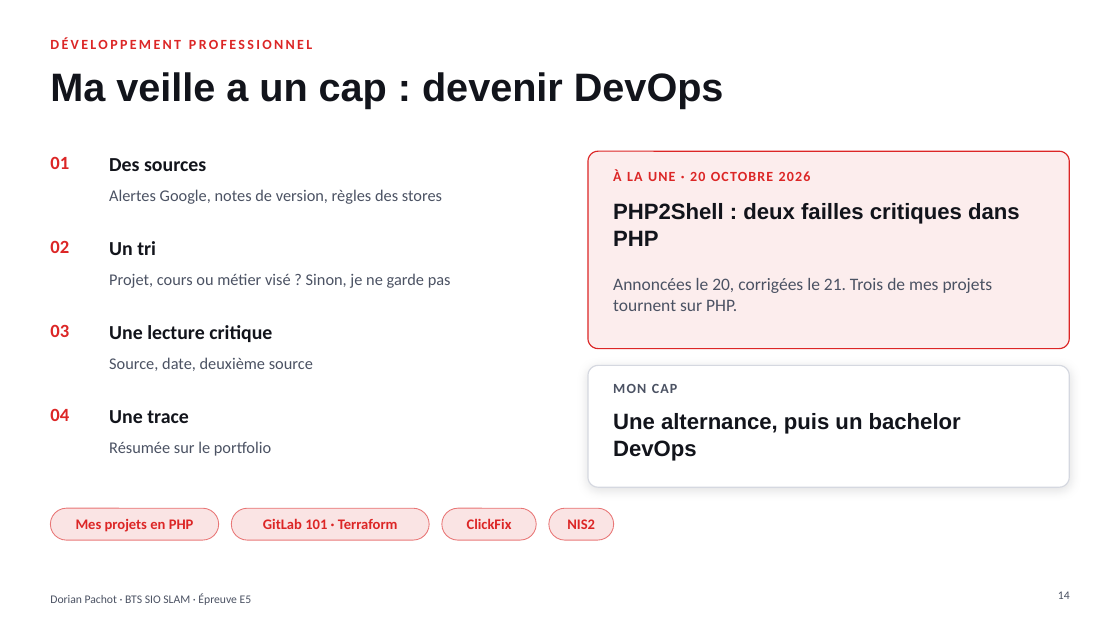
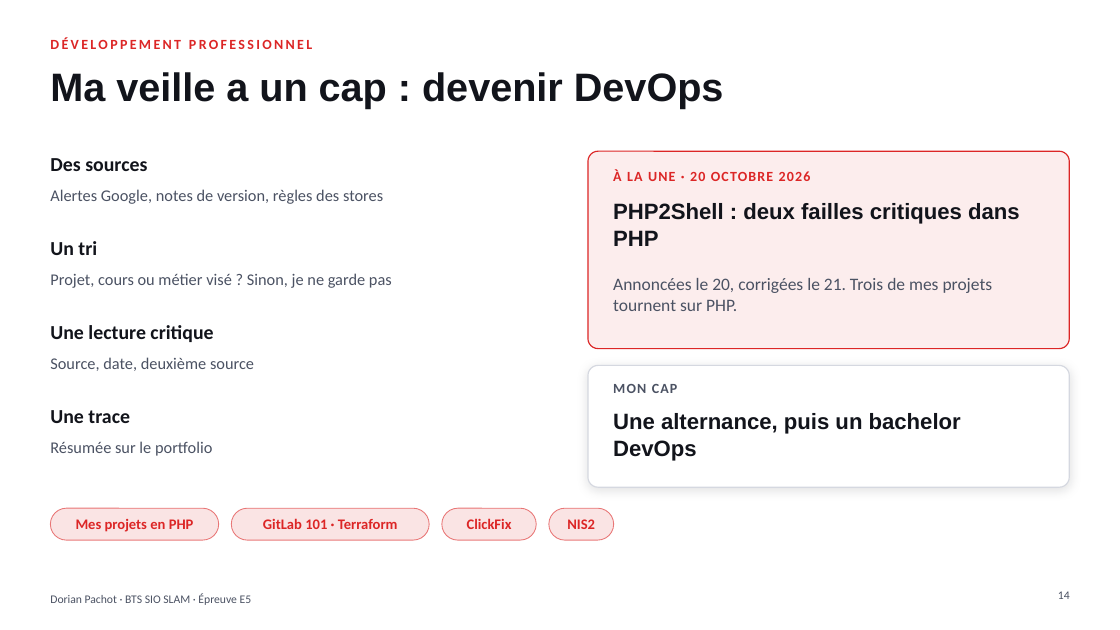
Before and after one commit to dorianpachot-create/portefollio, a slide deck: slide 14 of assets/presentation/Presentation_E5_Dorian_Pachot.pptx. Drawn at 1120x630 pixels with LibreOffice and Linux fonts; fonts in the diff are those of the drawing. Boxes give left, top, right and bottom in pixels: in the first picture for what was removed or moved away, otherwise in the second. Text is boxed around its words. In the diff, an @@ line names an element or a change of style, - is before the commit and + after.

```diff
--- a/assets/presentation/Presentation_E5_Dorian_Pachot.pptx
+++ b/assets/presentation/Presentation_E5_Dorian_Pachot.pptx
@@ text "Des sources": place and size @@
-text "Des sources" at (109,158,206,171)
+text "Des sources" at (50,158,147,171)
@@ text removed at (50,157,69,169) @@
-01
@@ text "Alertes Google, notes de version, ...": place and size @@
-text "Alertes Google, notes de version, ..." at (109,189,442,204)
+text "Alertes Google, notes de version, ..." at (50,189,383,204)
@@ text "Un tri": place and size @@
-text "Un tri" at (109,241,156,255)
+text "Un tri" at (50,241,97,255)
@@ text "Projet, cours ou métier visé ...": place and size @@
-text "Projet, cours ou métier visé ..." at (109,273,451,288)
+text "Projet, cours ou métier visé ..." at (50,273,392,288)
@@ text removed at (50,241,69,253) @@
-02
@@ text "Une lecture critique": place and size @@
-text "Une lecture critique" at (109,325,272,342)
+text "Une lecture critique" at (50,325,213,342)
@@ text removed at (50,325,69,337) @@
-03
@@ text "Source, date, deuxième source": place and size @@
-text "Source, date, deuxième source" at (109,357,313,371)
+text "Source, date, deuxième source" at (50,357,254,371)
@@ text "Une trace": place and size @@
-text "Une trace" at (109,410,189,423)
+text "Une trace" at (50,410,130,423)
@@ text removed at (50,409,69,421) @@
-04
@@ text "Résumée sur le portfolio": place and size @@
-text "Résumée sur le portfolio" at (109,441,271,456)
+text "Résumée sur le portfolio" at (50,441,212,456)
```
Also in this commit, not shown: 3 other slides changed, 23 other files.
